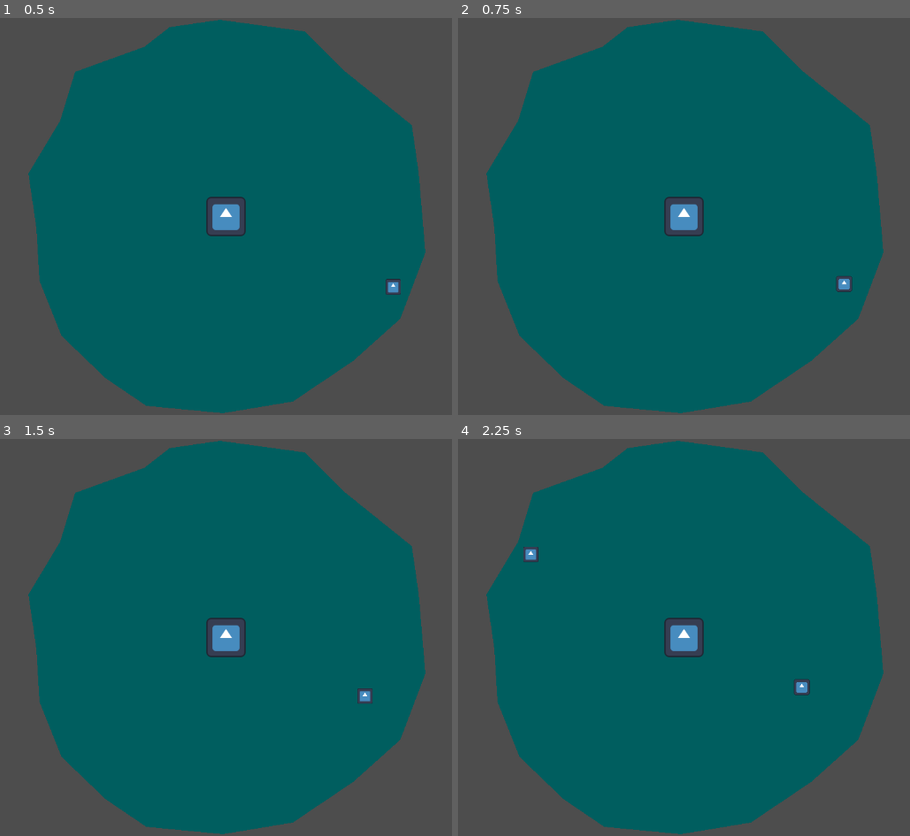
Above: before the commit, frames 1-4 (two rows, left to right).
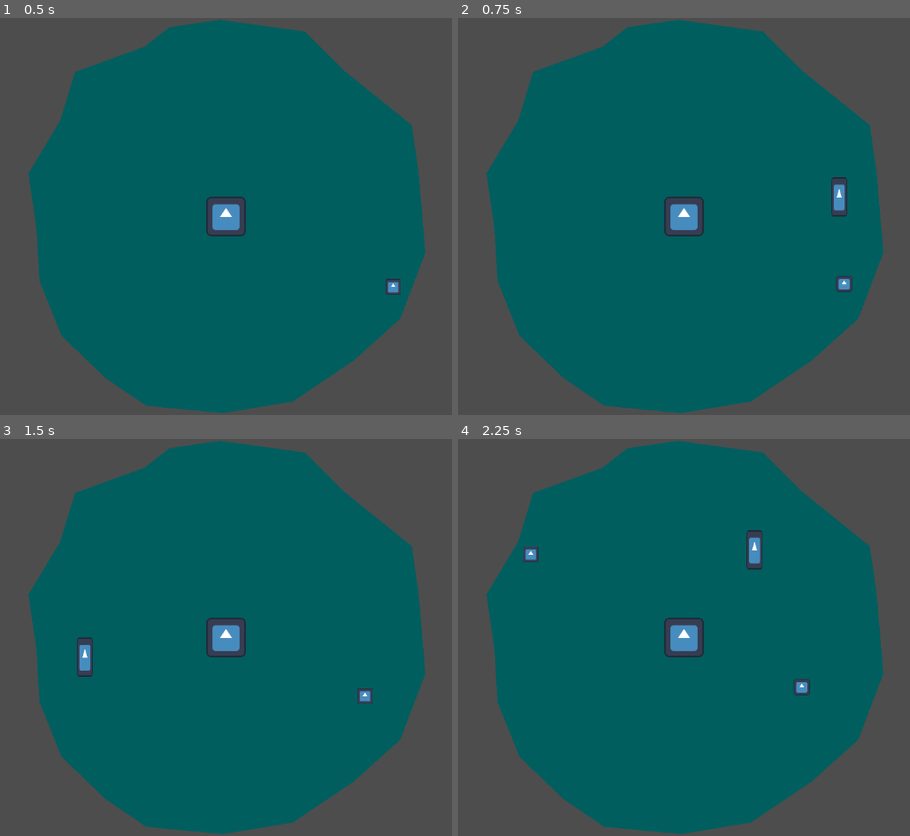
Above: after the commit, the same moments.

Repository: alifeee/loop
Game: Godot game, scene res://scenes/main.tscn
Same seed, same stepped clock (60 frames per second), same inputs: the game is played once before the commit and once after it. The engine's default icon, where the game draws it, is replaced by a stand-in: a white triangle on a blue panel in a dark square.
Inputs (mouse positions are in pixels of both pictures, inside the frame that each line leads up to):
- Up to frame 1 (0.5 s): no input
- Up to frame 2 (0.75 s): tap Enter at 0.5 s; move the mouse to (837, 196) at 0.52 s; click (837, 196) at 0.67 s
- Up to frame 3 (1.5 s): move the mouse to (85, 657) at 1.27 s; click (85, 657) at 1.42 s
- Up to frame 4 (2.25 s): move the mouse to (756, 550) at 2.02 s; click (756, 550) at 2.17 s

Frame 1 is identical in both runs. In frame 2, 0.3% of the frame differs, in the area x 82-87%, y 40-51%; in frame 3, 0.3%; in frame 4, 0.3%, in the area x 63-68%, y 22-33%.

Commit message:
try implement looping from branch

Diff:
--- /dev/null
+++ b/scenes/loop_segment.tscn
@@ -0,0 +1,7 @@
+[gd_scene load_steps=2 format=3 uid="uid://cxikwibxofj3t"]
+
+[ext_resource type="Texture2D" uid="uid://wajv0p62nlg7" path="res://icon.svg" id="1_wfudo"]
+
+[node name="LoopSegment" type="Sprite2D"]
+scale = Vector2(0.205, 0.495)
+texture = ExtResource("1_wfudo")
--- a/scenes/main.tscn
+++ b/scenes/main.tscn
@@ -13,6 +13,13 @@
 color = Color(0, 0.371127, 0.37457, 1)
 polygon = PackedVector2Array(566, 3, 705, 22, 771, 88, 879, 175, 890, 252, 901, 383, 860, 491, 783, 560, 685, 626, 571, 645, 446, 633, 380, 588, 308, 519, 272, 429, 267, 343, 254, 254, 306, 167, 330, 88, 443, 47, 484, 15)
 
+[node name="Centre" type="Node2D" parent="."]
+
+[node name="Sprite2D" type="Sprite2D" parent="Centre"]
+position = Vector2(576, 324)
+scale = Vector2(0.5, 0.5)
+texture = ExtResource("1_o5qli")
+
 [node name="Spawner" type="Node2D" parent="."]
 position = Vector2(576, 324)
 script = ExtResource("1_0wfyh")
@@ -22,13 +29,6 @@
 wait_time = 1.5
 autostart = true
 
-[node name="Centre" type="Node2D" parent="."]
-
-[node name="Sprite2D" type="Sprite2D" parent="Centre"]
-position = Vector2(576, 324)
-scale = Vector2(0.5, 0.5)
-texture = ExtResource("1_o5qli")
-
 [node name="Loop1" parent="." instance=ExtResource("5_tbgi4")]
 position = Vector2(-44, -48)
 attack_type = 1
--- a/scenes/test.tscn
+++ b/scenes/test.tscn
@@ -13,6 +13,6 @@
 DAMAGE_PERCENT = 50.0
 
 [node name="Demon" parent="." instance=ExtResource("2_bl13t")]
-position = Vector2(104, 51)
+position = Vector2(63, 63)
 walk_angle = -2.0
 walk_speed = 5.0
--- a/scripts/player.gd
+++ b/scripts/player.gd
@@ -1,9 +1,51 @@
 extends Node2D
 
 @export var loop1: Loop
+@export var LOOP_SPRITE_DISTANCE: float = 5
+
+var mouse_positions: Array[Vector2] = []
+var loop_segments: Array[Sprite2D] = []
+var is_held = false
+var packed_loop_segment: PackedScene
+
+func _init() -> void:
+	packed_loop_segment = preload("res://scenes/loop_segment.tscn")
+
+func add_mouse_position(v2: Vector2):
+	mouse_positions.append(v2)
+	var loop: Sprite2D = packed_loop_segment.instantiate()
+	loop.position = v2
+	loop_segments.append(loop)
+	add_child(loop)
 
 func _input(event):
+	# start looping!
+	if event is InputEventMouseButton and event.is_pressed():
+		is_held = true
+	# stop looping!
 	if event is InputEventMouseButton and event.is_released():
-		#print("mouse button event at ", event.position)
-		loop1.position = event.position
+		is_held = false
+		# work out centroid of loop
+		var tot_vector = Vector2(0,0)
+		for pos in mouse_positions:
+			tot_vector = tot_vector + pos
+		var avg_vector = Vector2(
+			tot_vector.x / len(mouse_positions),
+			tot_vector.y / len(mouse_positions)
+		)
+		mouse_positions = []
+		# move loop and trigger actions
+		loop1.position = avg_vector
 		loop1.do_punch_and_disappear()
+		# delete sprite segments
+		for loop_segment in loop_segments:
+			loop_segment.queue_free()
+		loop_segments = []
+	# continue looping !
+	if is_held:
+		# calculate distance difference (refactor this)
+		if len(mouse_positions) == 0:
+			add_mouse_position(event.position)
+		else:
+			if len(mouse_positions) and event.position.distance_to(mouse_positions[-1]) > LOOP_SPRITE_DISTANCE:
+				add_mouse_position(event.position)
Not shown, added: assets/animations/portal/portal_open_sprite.png.import
Not shown, added: assets/animations/portal/portal_opening_sprite.png.import
Not shown, added: assets/animations/portal/portal_summoning_spirte.png.import
Not shown, added: assets/non-animations/portal.png.import
